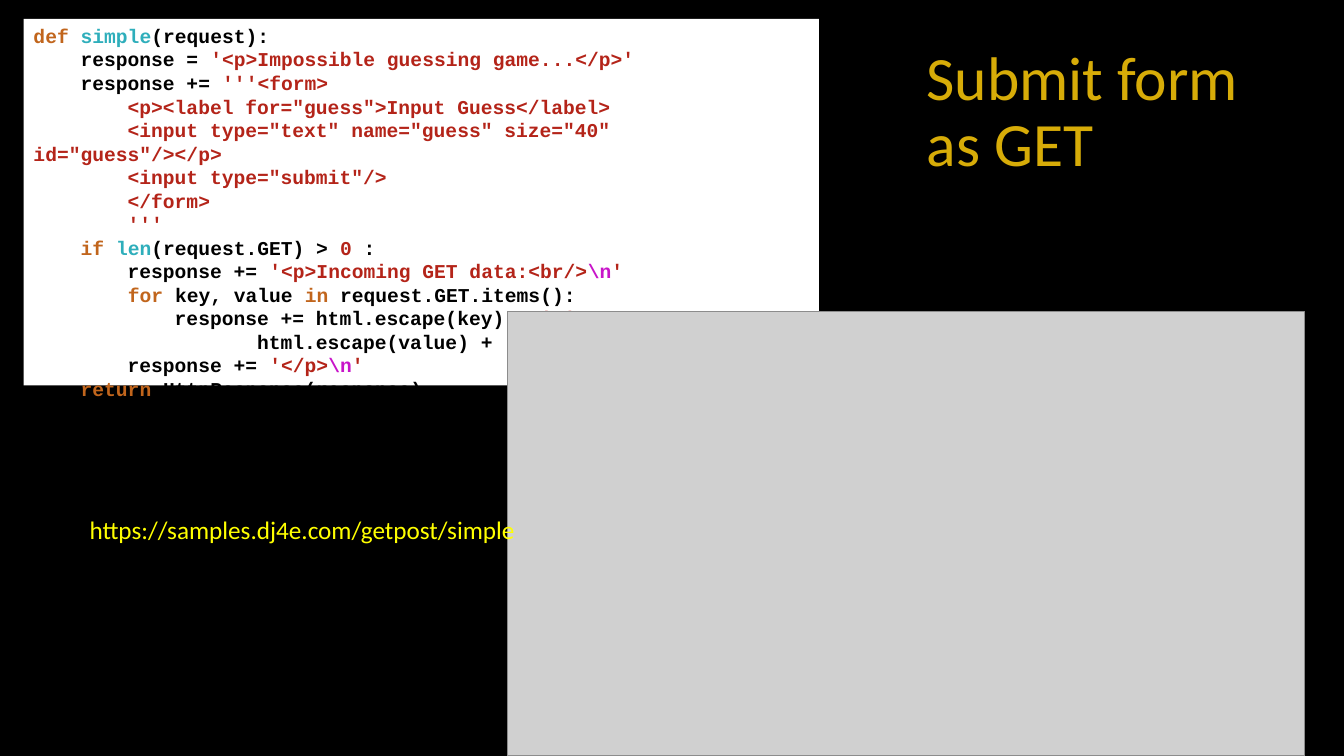
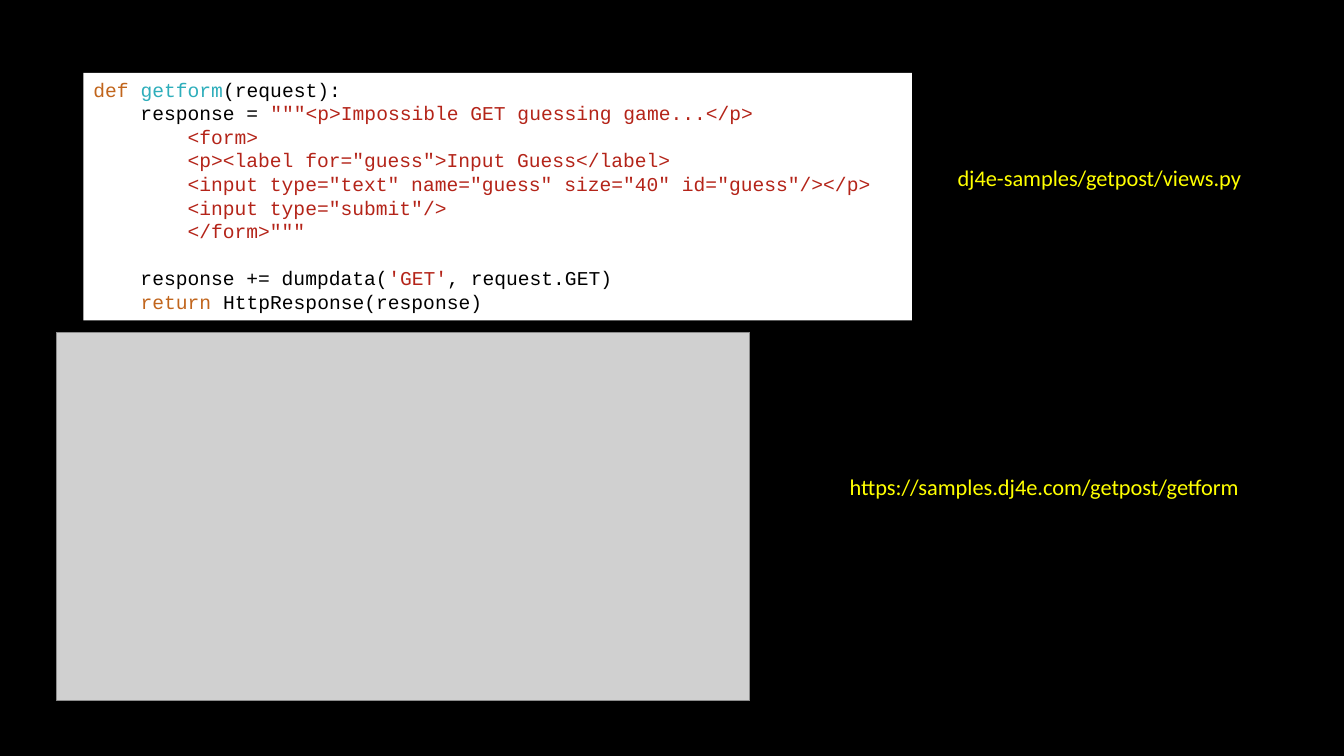
Before and after one commit to csev/dj4e, a slide deck: slide 6 of lectures/DJ-09-Forms.pptx (slide 5 before the commit). Drawn at 1344x756 pixels with LibreOffice and Linux fonts; fonts in the diff are those of the drawing; grey boxes stand for pictures. Boxes give left, top, right and bottom in pixels: in the first picture for what was removed or moved away, otherwise in the second. Text is boxed around its words. In the diff, an @@ line names an element or a change of style, - is before the commit and + after.

```diff
--- a/lectures/DJ-09-Forms.pptx
+++ b/lectures/DJ-09-Forms.pptx
@@ title removed at (927,57,1238,167) @@
-Submit form as GET
@@ rectangle "def getform(request):": place and size @@
-rectangle "def getform(request):" at (23,19,819,386)
+rectangle "def getform(request):" at (84,73,912,321)
@@ text in rectangle at (93,83,753,144): text changed; bold off @@
-def simple(request):
-response = '<p>Impossible guessing game...</p>'
-response += '''<form>
+def getform(request):
+response = """<p>Impossible GET guessing game...</p>
+<form>
@@ text in rectangle at (141,154,870,313): bold off in "<p><label for="guess">Input Guess</label>", "<input type="text" name="guess" size="40" id="guess"/></p>", "<input type="submit"/>", "return HttpResponse(response)" @@
@@ text added at (958,170,1241,190), 16 pt, text #FFFF00 @@
+dj4e-samples/getpost/views.py
@@ text in rectangle at (140,224,612,289): text changed; bold off @@
-</form>
-'''
-if len(request.GET) > 0 :
-response += '<p>Incoming GET data:<br/>\n'
-for key, value in request.GET.items():
-response += html.escape(key) + '=' +
-html.escape(value) + '</br>\n'
-response += '</p>\n'
+</form>"""
+response += dumpdata('GET', request.GET)
@@ picture removed at (507,312,1305,756) @@
@@ picture added at (56,333,749,702) @@
@@ text at (850,479,1239,499): text changed; size 18 to 16 pt @@
-https://samples.dj4e.com/getpost/simple
+https://samples.dj4e.com/getpost/getform
```
Also in this commit, not shown: 15 other slides changed, 27 slides added, 11 slides removed, 28 other files.
